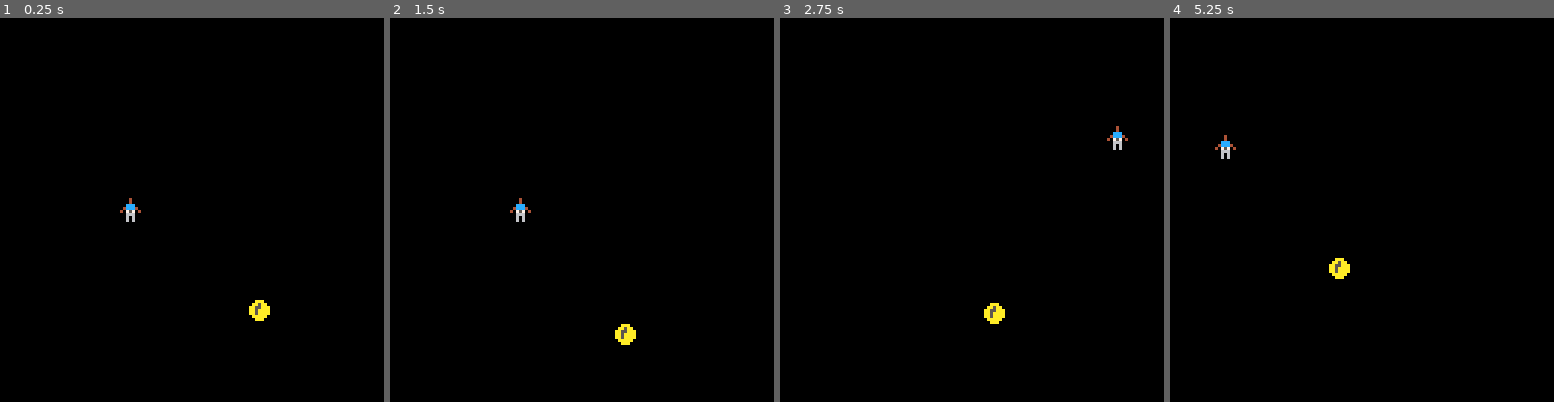
Above: before the commit, frames 1-4 (left to right).
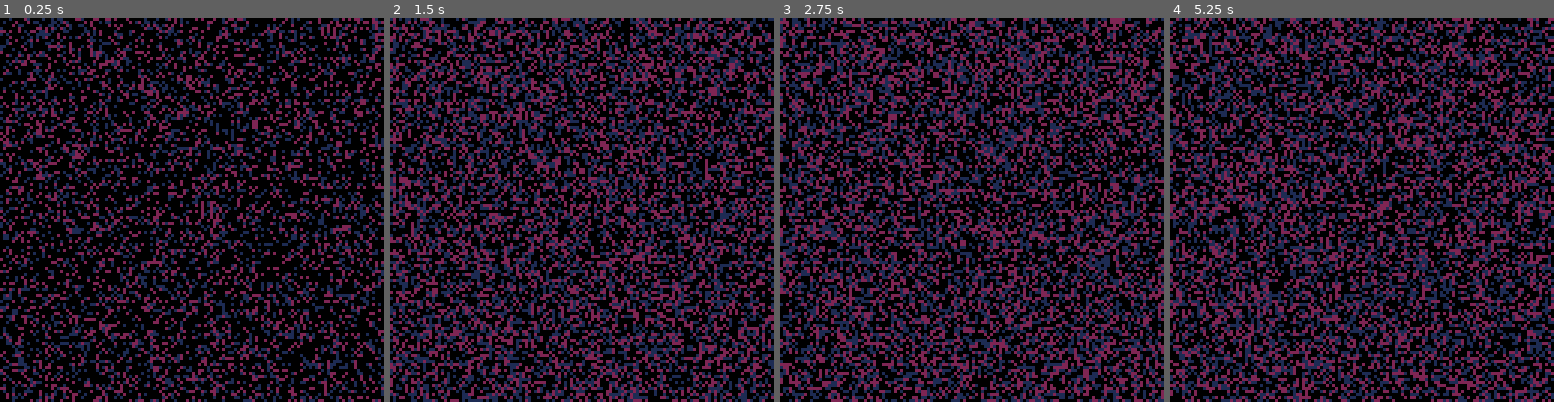
Above: after the commit, the same moments.

Repository: mjmusante/picoplay
Game: PICO-8 cartridge dots.p8
Two runs of this game, one before a commit and one after it. Both use one fixed random seed, a clock stepped at 60 frames per second and the inputs below.
Inputs:
- Up to frame 1 (0.25 s): no input
- Up to frame 2 (1.5 s): no input
- Up to frame 3 (2.75 s): hold Right 1.6-2.1 s; hold Up 2.15-2.42 s; hold Right from 2.47 s (still down)
- Up to frame 4 (5.25 s): release Right at 3.03 s; hold Left 3.08-3.58 s; hold Down 3.63-3.97 s; hold Right 4.02-4.68 s; hold Up 4.73-5.03 s; hold Left from 5.08 s (still down)

The runs differ from the first frame. In frame 1, 32% of the frame differs, in the area x 0-100%, y 0-100%; in frame 2, 49%; in frame 3, 50%; in frame 4, 51%.

Commit message:
playing around

Diff:
--- a/foo.p8
+++ b/dots.p8
@@ -1,62 +1,27 @@
 pico-8 cartridge // http://www.pico-8.com
 version 8
 __lua__
-function rand(x)
- return flr(rnd(x))
+function _init()
+ cls()
 end
 
-function wrap(foo, lim)
- if foo.x < 0 then foo.x += lim end
- if foo.x > lim then foo.x -= lim end
- if foo.y < 0 then foo.y += lim end
- if foo.y > lim then foo.y -= lim end
-end
-
-function _init()
- t = 0
- pl = { x=40, y=60 }
- b = { x=rand(120), y=rand(120),
-   xdir=-1, ydir=1 }
-end
-
 function _draw()
- cls()
- spr(1, pl.x, pl.y)
- spr(2, b.x, b.y)
-end
-
-function _update()
-
- t += 1
-
- if btn(0) then pl.x -= 3 end
- if btn(1) then pl.x += 3 end
- if btn(2) then pl.y -= 3 end
- if btn(3) then pl.y += 3 end
- wrap(pl, 121)
-
- if t % 5 == 0 then
-  b.x += b.xdir
-  b.y += b.ydir
-  wrap(b, 120)
-  if rand(20) == 0 then
-   b.xdir = -b.xdir
-  end
-  if rand(20) == 0 then
-   b.ydir = -b.ydir
-  end
+ for i=1,512 do
+  pset(rnd(128), rnd(128), 1)
+  pset(rnd(128), rnd(128), 2)
+  pset(rnd(128), rnd(128), 0)
+  pset(rnd(128), rnd(128), 0)
  end
-
 end
 __gfx__
-00000000000400000000000000000000000000000000000000000000000000000000000000000000000000000000000000000000000000000000000000000000
-000000000004000000aaa00000000000000000000000000000000000000000000000000000000000000000000000000000000000000000000000000000000000
-0070070000ccc0000aa5aa0000000000000000000000000000000000000000000000000000000000000000000000000000000000000000000000000000000000
-0007700004ccc400aa55aaa000000000000000000000000000000000000000000000000000000000000000000000000000000000000000000000000000000000
-0007700040757040aa5aaaa000000000000000000000000000000000000000000000000000000000000000000000000000000000000000000000000000000000
-0070070000666000aa5aaaa000000000000000000000000000000000000000000000000000000000000000000000000000000000000000000000000000000000
-00000000006060000aaaaa0000000000000000000000000000000000000000000000000000000000000000000000000000000000000000000000000000000000
-000000000060600000aaa00000000000000000000000000000000000000000000000000000000000000000000000000000000000000000000000000000000000
+00000000000000000000000000000000000000000000000000000000000000000000000000000000000000000000000000000000000000000000000000000000
+00000000000000000000000000000000000000000000000000000000000000000000000000000000000000000000000000000000000000000000000000000000
+00700700000000000000000000000000000000000000000000000000000000000000000000000000000000000000000000000000000000000000000000000000
+00077000000000000000000000000000000000000000000000000000000000000000000000000000000000000000000000000000000000000000000000000000
+00077000000000000000000000000000000000000000000000000000000000000000000000000000000000000000000000000000000000000000000000000000
+00700700000000000000000000000000000000000000000000000000000000000000000000000000000000000000000000000000000000000000000000000000
+00000000000000000000000000000000000000000000000000000000000000000000000000000000000000000000000000000000000000000000000000000000
+00000000000000000000000000000000000000000000000000000000000000000000000000000000000000000000000000000000000000000000000000000000
 00000000000000000000000000000000000000000000000000000000000000000000000000000000000000000000000000000000000000000000000000000000
 00000000000000000000000000000000000000000000000000000000000000000000000000000000000000000000000000000000000000000000000000000000
 00000000000000000000000000000000000000000000000000000000000000000000000000000000000000000000000000000000000000000000000000000000
